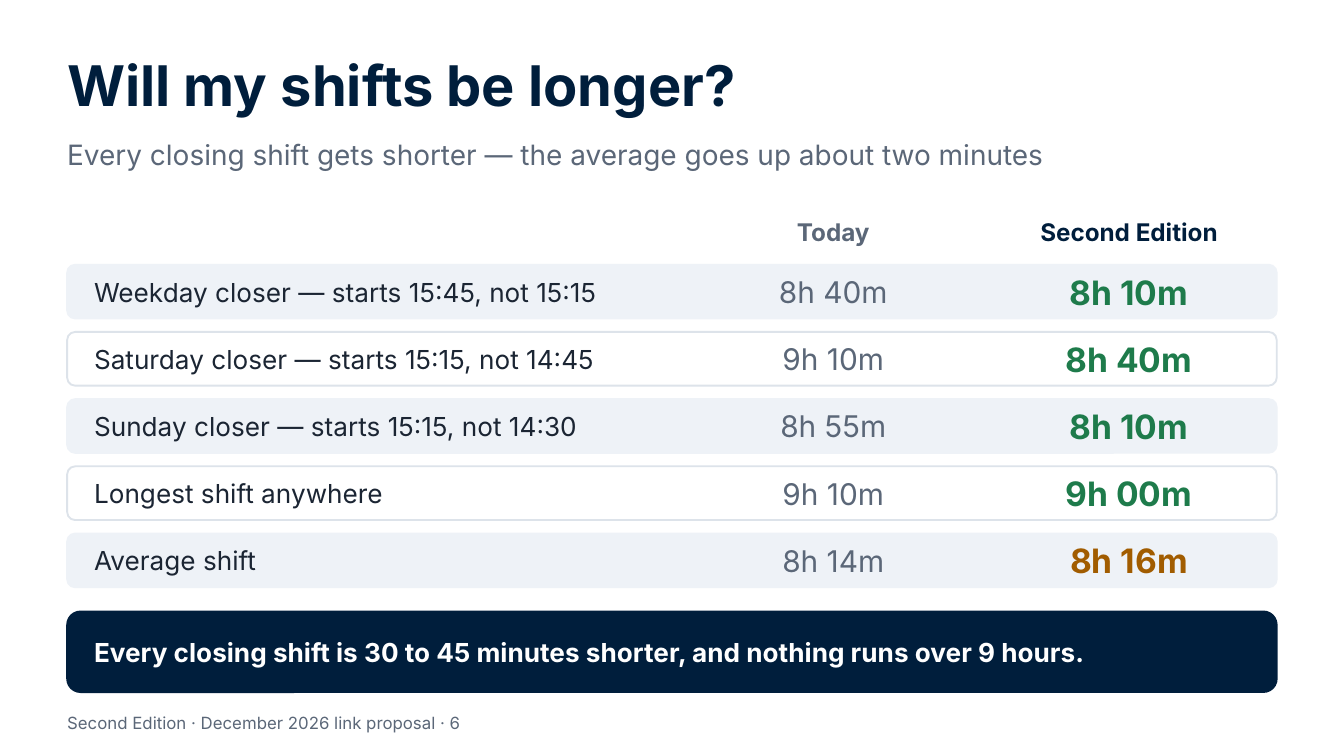
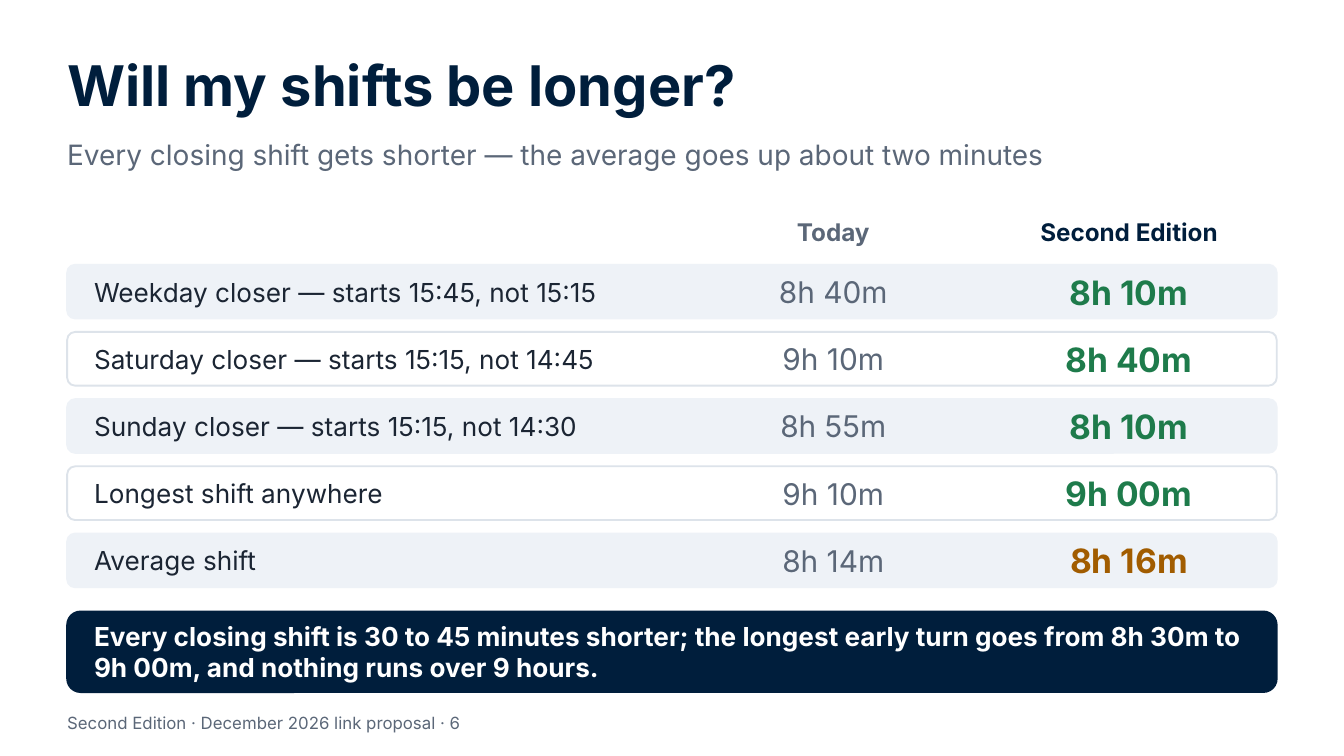
Before and after one commit to Garethdavidmiller/roster-app, a slide deck: slide 6 of docs/links-26/presentations/Second-Edition-for-colleagues.pptx. Drawn at 1344x756 pixels with LibreOffice and Linux fonts; fonts in the diff are those of the drawing. Boxes give left, top, right and bottom in pixels: in the first picture for what was removed or moved away, otherwise in the second. Text is boxed around its words. In the diff, an @@ line names an element or a change of style, - is before the commit and + after.

```diff
--- a/docs/links-26/presentations/Second-Edition-for-colleagues.pptx
+++ b/docs/links-26/presentations/Second-Edition-for-colleagues.pptx
@@ text at (94,626,1240,683): text changed @@
-Every closing shift is 30 to 45 minutes shorter, and nothing runs over 9 hours.
+Every closing shift is 30 to 45 minutes shorter; the longest early turn goes from 8h 30m to 9h 00m, and nothing runs over 9 hours.
```
Also in this commit, not shown: 2 other slides changed, 27 other files.
